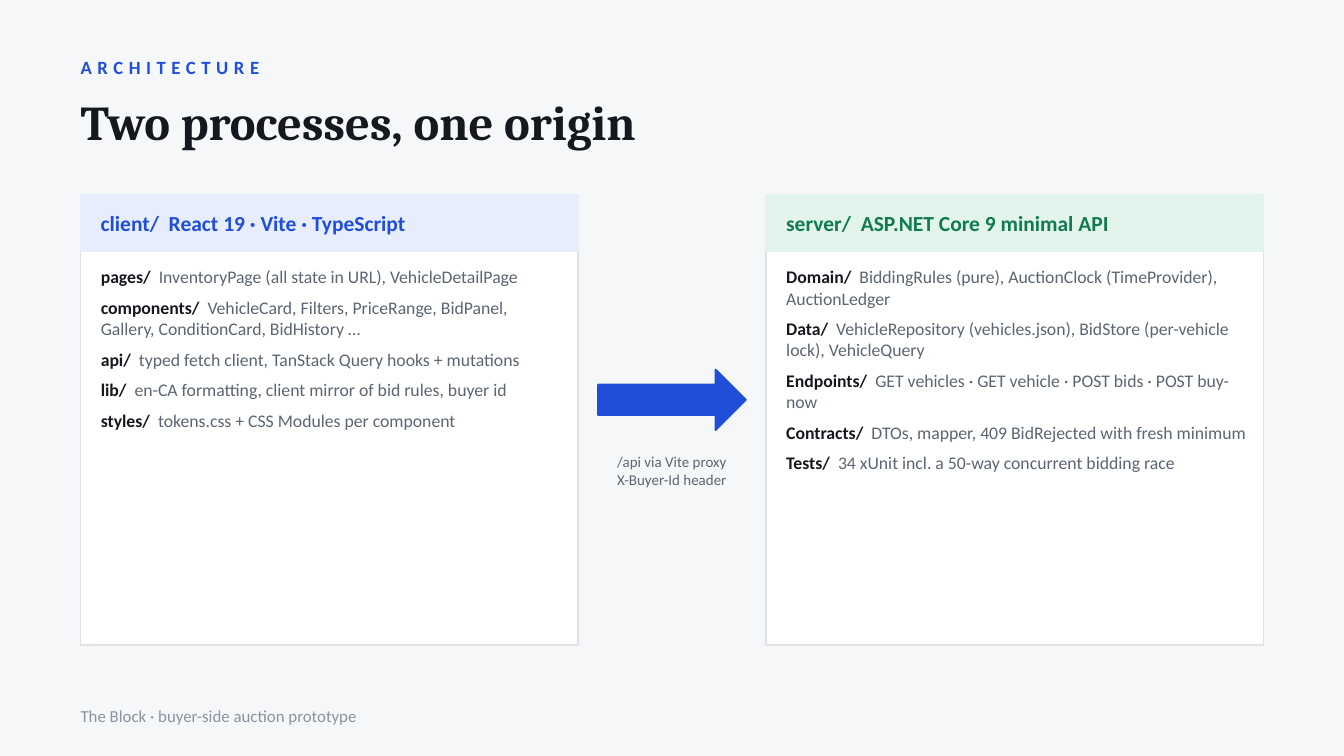
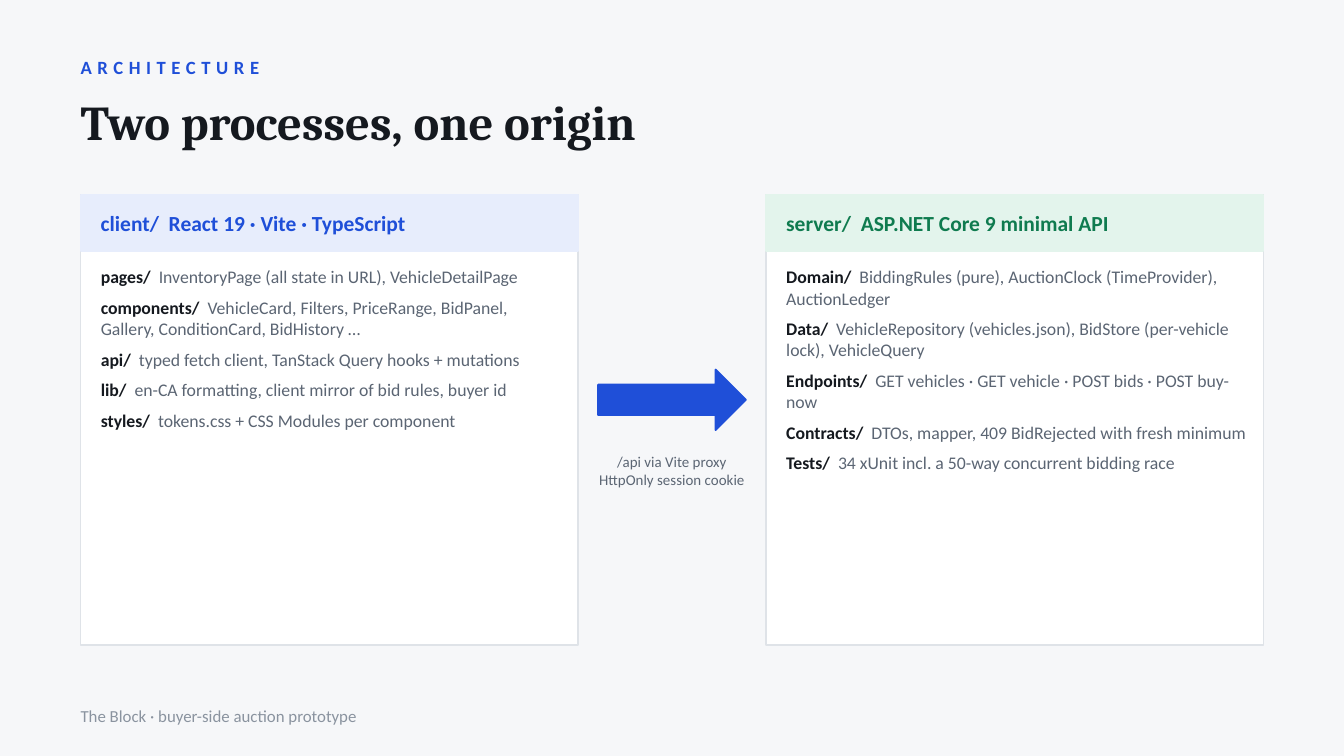
Before and after one commit to mah-kamran/the-block, a slide deck: slide 3 of docs/the-block-overview.pptx. Drawn at 1344x756 pixels with LibreOffice and Linux fonts; fonts in the diff are those of the drawing. Boxes give left, top, right and bottom in pixels: in the first picture for what was removed or moved away, otherwise in the second. Text is boxed around its words. In the diff, an @@ line names an element or a change of style, - is before the commit and + after.

```diff
--- a/docs/the-block-overview.pptx
+++ b/docs/the-block-overview.pptx
@@ text at (599,474,745,488): text changed @@
-X-Buyer-Id header
+HttpOnly session cookie
```
Also in this commit, not shown: 4 other slides changed, 1 slide added, 28 other files.
